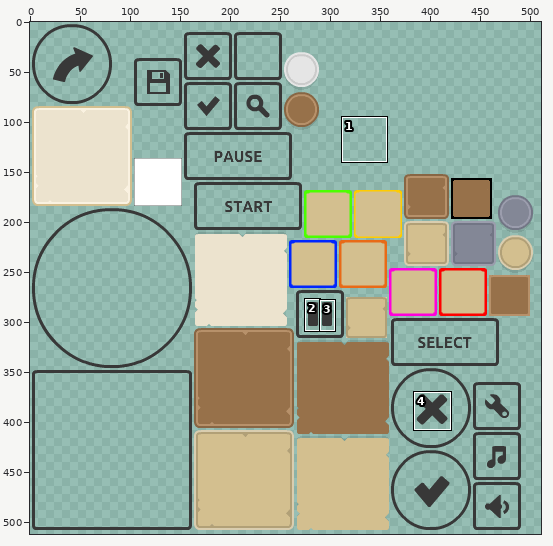
Sprite sheet -- android/assets/images/ui-pack.png. Above: a wide view before the commit, with the close-up outlined.
Close-up. Before:
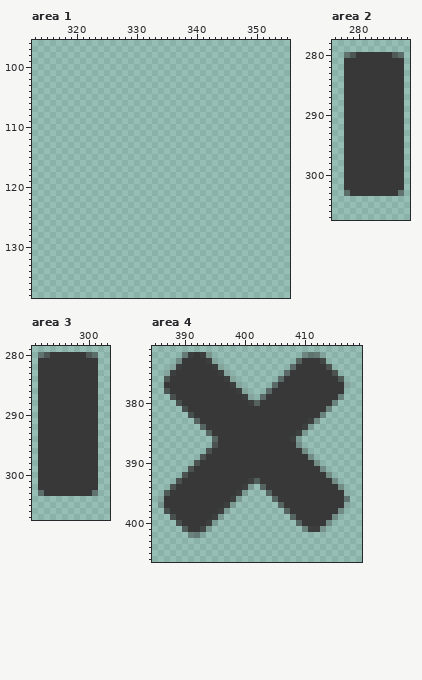
The file is 512x512 pixels. Pixels under 10% opacity are left out. Colours within 5 levels of each other are drawn and written as one. Shown: area 1: x 313..355, y 96..138; area 2: x 276..288, y 278..307; area 3: x 291..303, y 279..307; area 4: x 385..419, y 371..406. The wide view leaves out empty margins. The commit also changed other parts of the picture, which this record leaves out.
New version:
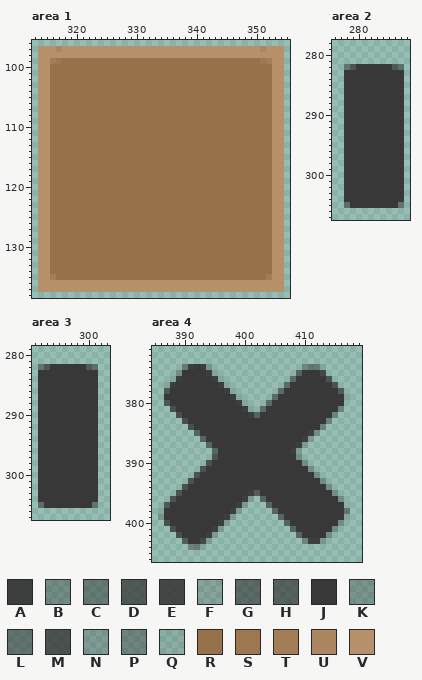
Palette (. is transparent): A #363636ef  B #37373761  C #37373781  D #373737bf  E #373737df  F #38383832  G #383838a0  H #383838b0  J #383838  K #39393951  L #39393990  M #393939cf  N #3a3a3a42  P #3b3b3b71  Q #43434322  R #97714a  S #9d7750  T #a37d56  U #ab8660  V #b7916a
Change:
Changed rows in their new state; - is an unchanged pixel.
Area 1:
first column x 314:
 97 VVVUVVVVVVVVVVVVVVVVVVVVVVVVVVVVVVVVVUVVV
 98 VVVVVVVVVVVVVVVVVVVVVVVVVVVVVVVVVVVVVVVVV
 99 VVTSRRRRRRRRRRRRRRRRRRRRRRRRRRRRRRRRRSTVV
100 VVRRRRRRRRRRRRRRRRRRRRRRRRRRRRRRRRRRRRRVV
101 VVRRRRRRRRRRRRRRRRRRRRRRRRRRRRRRRRRRRRRVV
102 VVRRRRRRRRRRRRRRRRRRRRRRRRRRRRRRRRRRRRRVV
103 VVRRRRRRRRRRRRRRRRRRRRRRRRRRRRRRRRRRRRRVV
104 VVRRRRRRRRRRRRRRRRRRRRRRRRRRRRRRRRRRRRRVV
105 VVRRRRRRRRRRRRRRRRRRRRRRRRRRRRRRRRRRRRRVV
106 VVRRRRRRRRRRRRRRRRRRRRRRRRRRRRRRRRRRRRRVV
107 VVRRRRRRRRRRRRRRRRRRRRRRRRRRRRRRRRRRRRRVV
108 VVRRRRRRRRRRRRRRRRRRRRRRRRRRRRRRRRRRRRRVV
109 VVRRRRRRRRRRRRRRRRRRRRRRRRRRRRRRRRRRRRRVV
110 VVRRRRRRRRRRRRRRRRRRRRRRRRRRRRRRRRRRRRRVV
111 VVRRRRRRRRRRRRRRRRRRRRRRRRRRRRRRRRRRRRRVV
112 VVRRRRRRRRRRRRRRRRRRRRRRRRRRRRRRRRRRRRRVV
113 VVRRRRRRRRRRRRRRRRRRRRRRRRRRRRRRRRRRRRRVV
114 VVRRRRRRRRRRRRRRRRRRRRRRRRRRRRRRRRRRRRRVV
115 VVRRRRRRRRRRRRRRRRRRRRRRRRRRRRRRRRRRRRRVV
116 VVRRRRRRRRRRRRRRRRRRRRRRRRRRRRRRRRRRRRRVV
117 VVRRRRRRRRRRRRRRRRRRRRRRRRRRRRRRRRRRRRRVV
118 VVRRRRRRRRRRRRRRRRRRRRRRRRRRRRRRRRRRRRRVV
119 VVRRRRRRRRRRRRRRRRRRRRRRRRRRRRRRRRRRRRRVV
120 VVRRRRRRRRRRRRRRRRRRRRRRRRRRRRRRRRRRRRRVV
121 VVRRRRRRRRRRRRRRRRRRRRRRRRRRRRRRRRRRRRRVV
122 VVRRRRRRRRRRRRRRRRRRRRRRRRRRRRRRRRRRRRRVV
123 VVRRRRRRRRRRRRRRRRRRRRRRRRRRRRRRRRRRRRRVV
124 VVRRRRRRRRRRRRRRRRRRRRRRRRRRRRRRRRRRRRRVV
125 VVRRRRRRRRRRRRRRRRRRRRRRRRRRRRRRRRRRRRRVV
126 VVRRRRRRRRRRRRRRRRRRRRRRRRRRRRRRRRRRRRRVV
127 VVRRRRRRRRRRRRRRRRRRRRRRRRRRRRRRRRRRRRRVV
128 VVRRRRRRRRRRRRRRRRRRRRRRRRRRRRRRRRRRRRRVV
129 VVRRRRRRRRRRRRRRRRRRRRRRRRRRRRRRRRRRRRRVV
130 VVRRRRRRRRRRRRRRRRRRRRRRRRRRRRRRRRRRRRRVV
131 VVRRRRRRRRRRRRRRRRRRRRRRRRRRRRRRRRRRRRRVV
132 VVRRRRRRRRRRRRRRRRRRRRRRRRRRRRRRRRRRRRRVV
133 VVRRRRRRRRRRRRRRRRRRRRRRRRRRRRRRRRRRRRRVV
134 VVRRRRRRRRRRRRRRRRRRRRRRRRRRRRRRRRRRRRRVV
135 VVTRRRRRRRRRRRRRRRRRRRRRRRRRRRRRRRRRRRTVV
136 VVVVVVVVVVVVVVVVVVVVVVVVVVVVVVVVVVVVVVVVV
137 VVVVVVVVVVVVVVVVVVVVVVVVVVVVVVVVVVVVVVVVV
Area 2:
first column x 278:
280 ..........
281 ..........
282 LD------DL
first column x 278:
303 J--------J
304 JJJJJJJJJJ
305 LJJJJJJJJL
Area 3:
first column x 292:
280 ..........
281 ..........
282 LD------DL
first column x 292:
303 J--------J
304 JJJJJJJJJJ
305 LJJJJJJJJL
Area 4:
first column x 386:
372 ----.....---------------....----
373 ---.......-------------.....----
374 --..CA-AK..-----------..PCCQ.---
375 -..B----AF..---------..H---E..--
376 -.FA-----AF..-------..G-----M..-
377 -FA-------AF..-----..G-------M..
378 -----------AF..---..G---------D-
379 -JJ---------AF..-..G----------JF
380 -DJJ---------AF...G----------JJ-
381 --MJJ---------AF.G----------JJB-
382 ---MJJ---------AH----------JJB--
383 ----MJJ------------------JJJB---
384 -----MJJ----------------JJJB----
385 ------GJJ--------------JJAK-----
386 -------GJJ------------JJAF------
387 --------GJ-------------AF-------
388 --------.G------------AF.-------
389 -------..M-------------B..------
390 ------..M---------------B..-----
391 -----..M-----------------B..----
392 ----..M-------------------B..---
393 ---..M---------JJ----------B..--
394 --..M---------JJJJ----------B..-
395 -..M---------JJAHJJ----------B..
396 ..M---------JJAF-GJJ----------B.
397 .D---------JJAF---GJJ----------Q
398 FJ--------JJAF-----GJJ--------JC
399 NJJ------JJAF-------GJJ------JJF
400 -MJJ----JJAF---------GJJ----JJB-
401 --MJJ--JJAF-----------GJJJJJJB--
402 ---MJJJJAF-------------GJJJJB---
403 ----HJJEF---------------BAAK----
404 -----BCQ------------------------
Pixel boxes of the changes (left, top, right, bottom) in both close-ups:
added: (38, 46, 284, 292)
changed: (344, 52, 404, 70)
changed: (344, 190, 404, 208)
changed: (38, 352, 98, 370)
changed: (38, 490, 98, 508)
changed: (158, 352, 350, 550)
